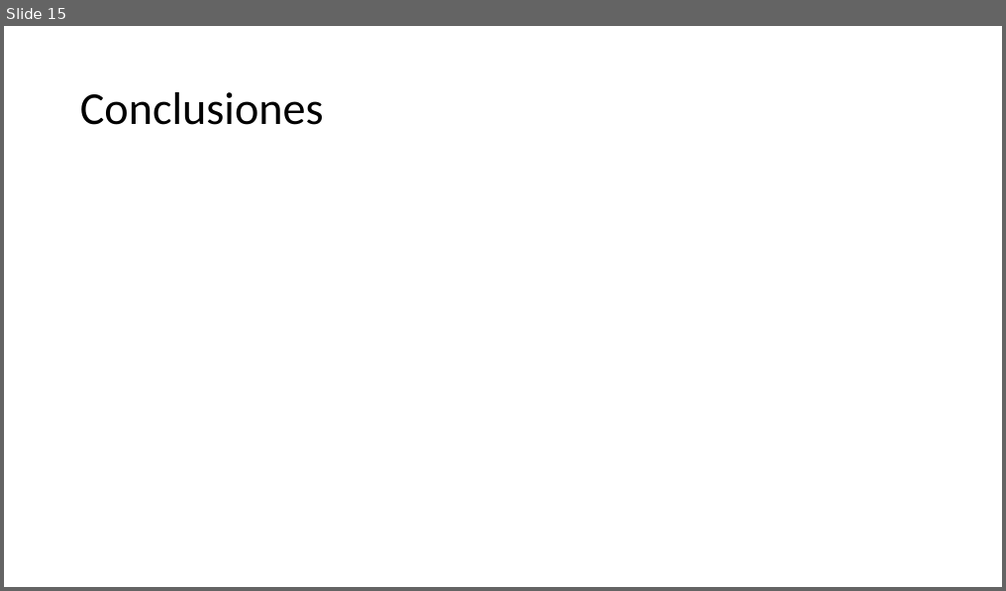
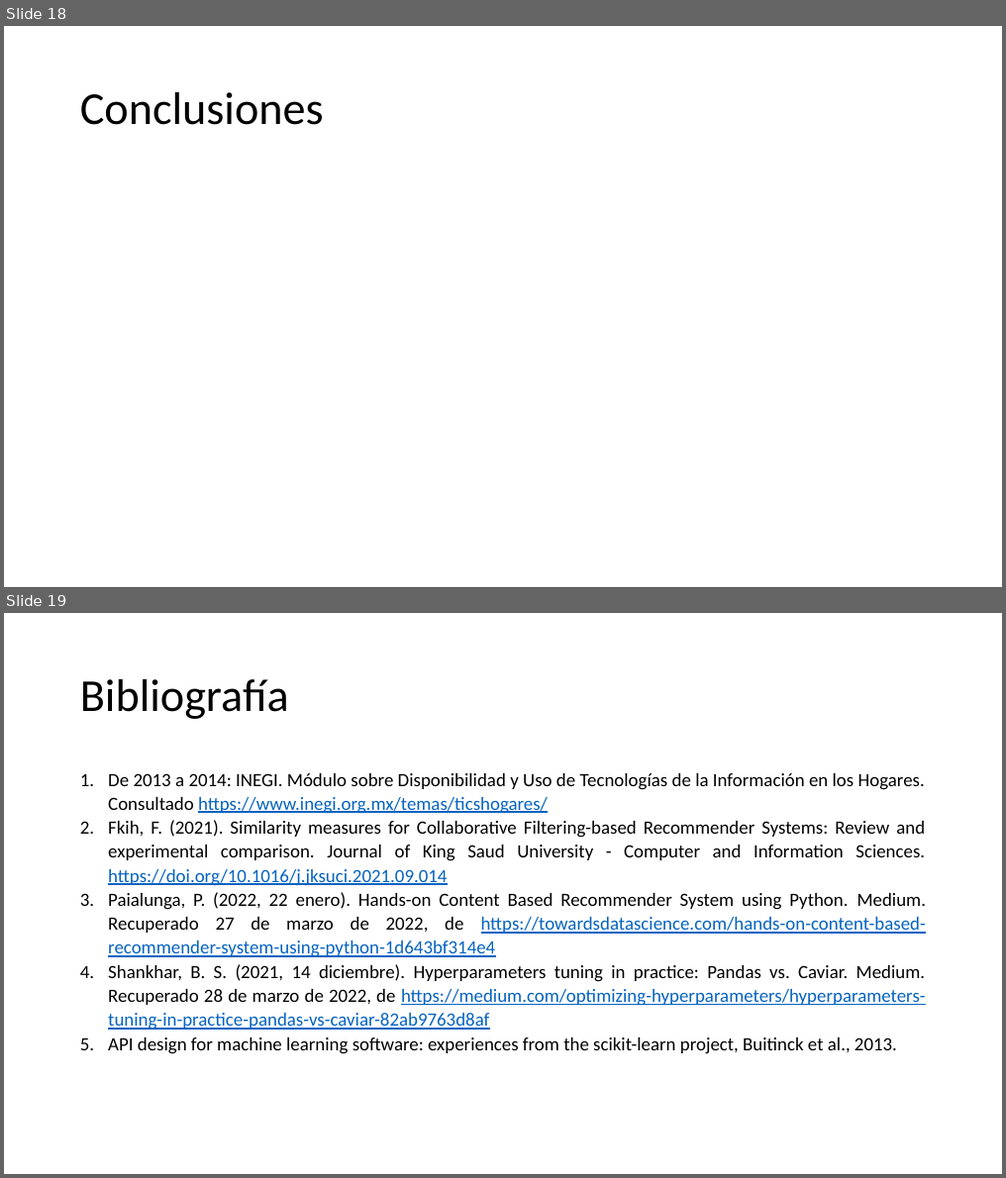
Before and after one commit to juanagsolano/content_based_filtering, a slide deck: Presentación del proyecto.pptx. Shown one above the other, each under a label of ours: slide 15 before the commit, slides 18 and 19 after it. The pictures are 1006x591 and 1006x1178 pixels, drawn with LibreOffice and Linux fonts; fonts in the diff are those of the drawing. Boxes give left, top, right and bottom in pixels: in the first picture for what was removed or moved away, otherwise in the second. Text is boxed around its words. In the diff, an @@ line names an element or a change of style, - is before the commit and + after.

```diff
--- a/Presentación del proyecto.pptx
+++ b/Presentación del proyecto.pptx
@@ slide 19 added at bbox=[4, 613, 1002, 1174], background #FFFFFF @@
@@ title added at bbox=[80, 679, 289, 719], 44 pt, text #000000 @@
+Bibliografía
@@ text added at bbox=[108, 773, 927, 1055], 18 pt, text #000000 @@
+1. De 2013 a 2014: INEGI. Módulo sobre Disponibilidad y Uso de Tecnologías de la Información en los Hogares. Consultado https://www.inegi.org.mx/temas/ticshogares/
+2. Fkih, F. (2021). Similarity measures for Collaborative Filtering-based Recommender Systems: Review and experimental comparison. Journal of King Saud University - Computer and Information Sciences. https://doi.org/10.1016/j.jksuci.2021.09.014
+3. Paialunga, P. (2022, 22 enero). Hands-on Content Based Recommender System using Python. Medium. Recuperado 27 de marzo de 2022, de https://towardsdatascience.com/hands-on-content-based-recommender-system-using-python-1d643bf314e4
+4. Shankhar, B. S. (2021, 14 diciembre). Hyperparameters tuning in practice: Pandas vs. Caviar. Medium. Recuperado 28 de marzo de 2022, de https://medium.com/optimizing-hyperparameters/hyperparameters-tuning-in-practice-pandas-vs-caviar-82ab9763d8af
+5. API design for machine learning software: experiences from the scikit-learn project, Buitinck et al., 2013.
@@ what was slide 15 is now slide 18 @@
```
Also in this commit, not shown: 3 slides changed, 3 other slides added, 2 slides removed, 3 other files.
